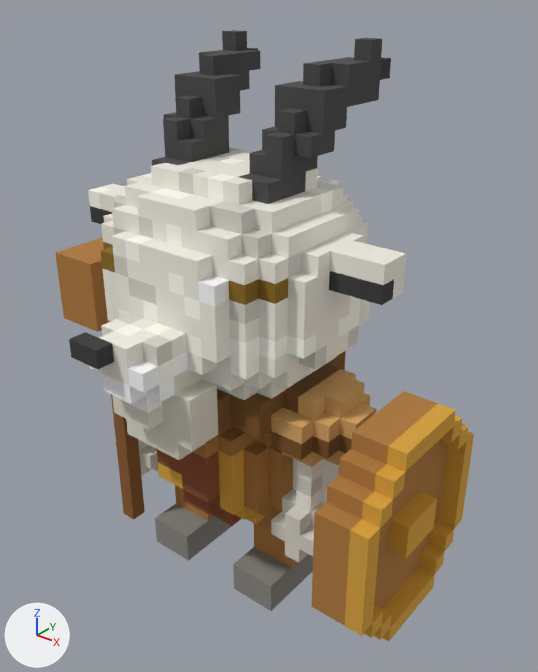
The glTF model models/units/ironbeard_goat_1star.glb, before and after one commit.
The view is the same before and after, from a 50 mm camera at (1.297, -1.469, 1.747) aimed at (0.12, 0.002, 0.835). The axes (+X, +Y, +Z) are drawn at lower left. The lights are the same throughout. The older version comes first. Vertices at exactly the same position are counted once.

The first picture shows 'ironbeard_goat'.
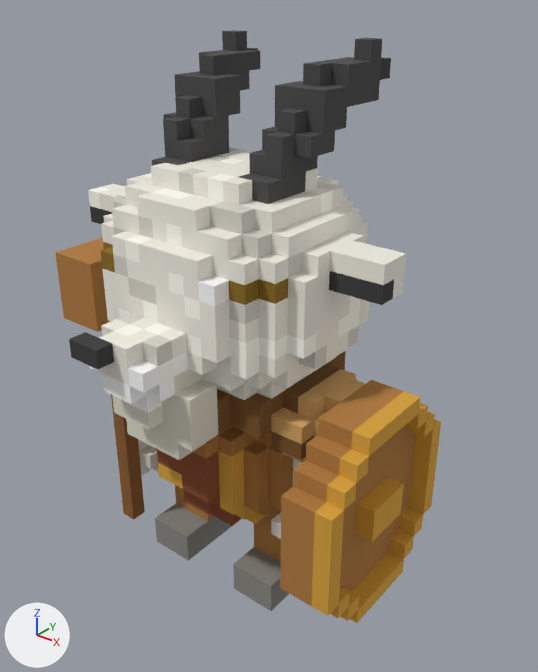
Location of each change, [x1, y1, x2, y2] in pixels of the pictures (538 x 672 px; the box of a moved part takes in the faces that stretch with it):
'ironbeard_goat', reshaped (8% narrower)
    before: [55, 30, 474, 641]
    after: [55, 30, 441, 623]
part 1 of me_ironbeard_goat, moved or reshaped
    before: [312, 391, 474, 641]
    after: [280, 380, 441, 623]

Edits to the bpy script that builds the scene:
```text
Change me_ironbeard_goat:
    used by ob_ironbeard_goat; location = (0.0, 0.0, 0.0)
    remove me_ironbeard_goat.from_pydata(...)  # 1563 vertices, 2718 faces; spans x -0.55..0.65, y -0.5..0.35, z 0.0..1.6
    add me_ironbeard_goat.from_pydata(...)  # 1562 vertices, 2718 faces; spans x -0.55..0.55, y -0.5..0.35, z 0.0..1.6
    me_ironbeard_goat part 1
    76 vertices are removed from x 0.6..0.65, y -0.3..0.25, z 0.15..0.75
    216 faces are deleted
    3 vertices in x 0.6, y -0.3..-0.2, z 0.2..0.3 move by (-0.2, 0.05, 0.0)
    5 vertices move from x 0.6..0.65, y -0.1..0.25, z 0.5..0.65 to x 0.4..0.55, y -0.1..0.2, z 0.4..0.65
    9 vertices are added at x 0.5..0.55, y -0.25..0.05, z 0.3..0.6
    28 new vertices lie (0.05, 0.0, 0.0) away from vertices in x 0.5, y -0.3..0.25, z 0.15..0.75
    22 new vertices lie (-0.1, 0.0, 0.0) away from vertices in x 0.5, y -0.3..0.25, z 0.15..0.75
    8 new vertices lie (0.0, -0.05, 0.0) away from vertices in x 0.5..0.55, y 0.15..0.2, z 0.25..0.65
    8 new vertices lie (0.0, 0.05, 0.0) away from vertices in x 0.5..0.55, y -0.25..-0.2, z 0.25..0.65
    216 new faces join them
```
